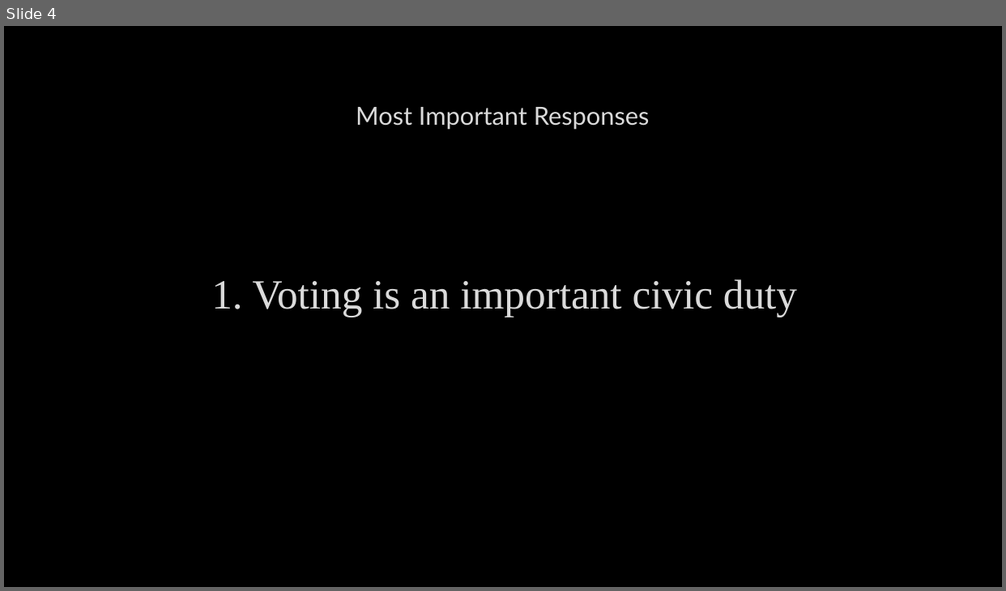
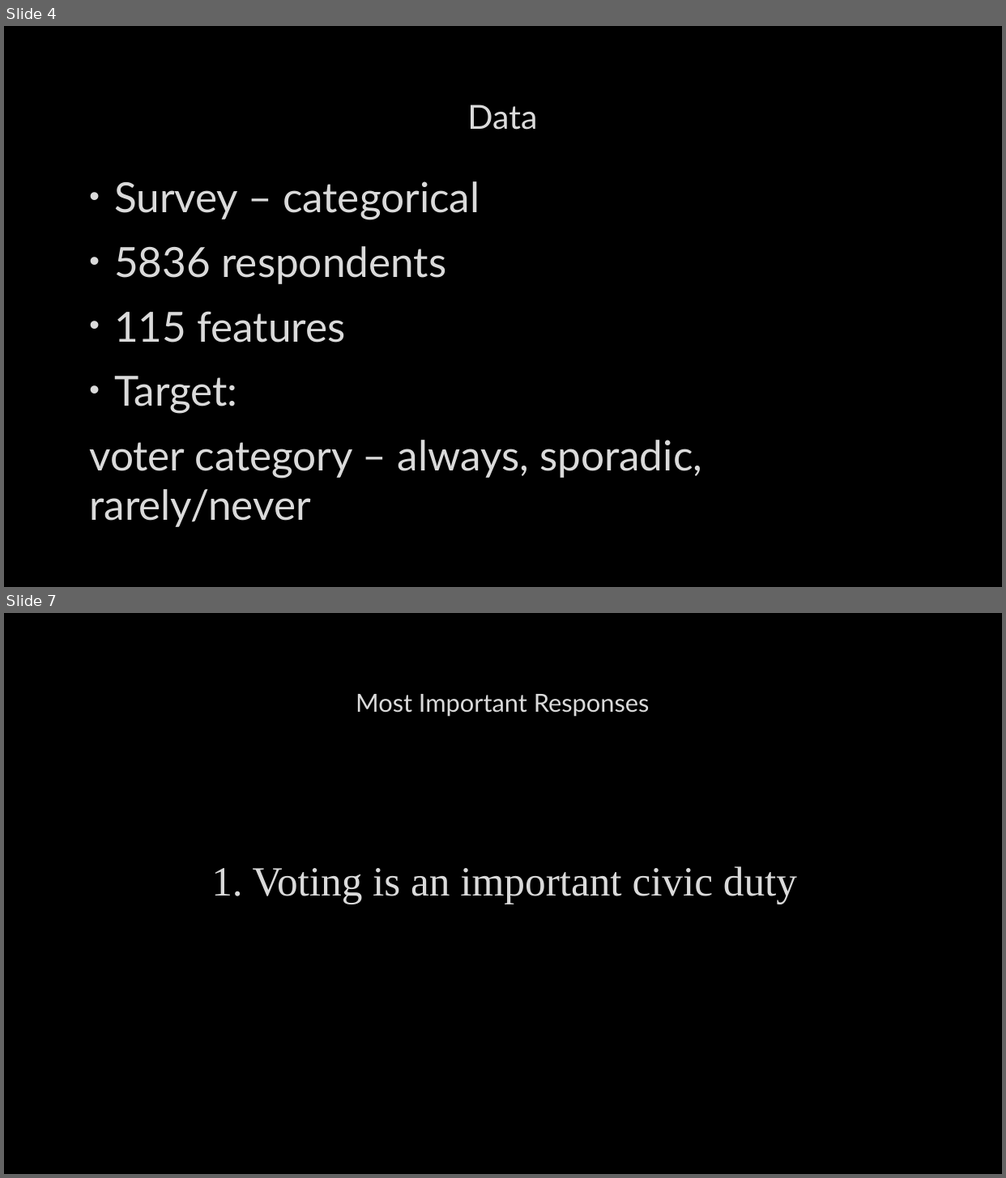
Before and after one commit to drewb8419/nonvoters, a slide deck: Final_Report/Capstone_nonvoters_presentation.pptx. Shown one above the other, each under a label of ours: slide 4 before the commit, slides 4 and 7 after it; the slides between them are not shown. The pictures are 1006x591 and 1006x1178 pixels, drawn with LibreOffice and Linux fonts; fonts in the diff are those of the drawing; background and template pictures are left out. Boxes give left, top, right and bottom in pixels: in the first picture for what was removed or moved away, otherwise in the second. Text is boxed around its words. In the diff, an @@ line names an element or a change of style, - is before the commit and + after.

```diff
--- a/Final_Report/Capstone_nonvoters_presentation.pptx
+++ b/Final_Report/Capstone_nonvoters_presentation.pptx
@@ slide 4 added at (4,26,1002,587), background picture (left out) @@
@@ title added at (467,105,537,130), 32 pt, text #DADADA @@
+Data
@@ text added at (89,182,702,527), 40 pt, text #DADADA @@
+• Survey – categorical
+• 5836 respondents
+• 115 features
+• Target:
+voter category – always, sporadic, rarely/never
@@ what was slide 4 is now slide 7 @@
```
Also in this commit, not shown: 9 slides changed, 8 other slides added, 2 slides removed.
